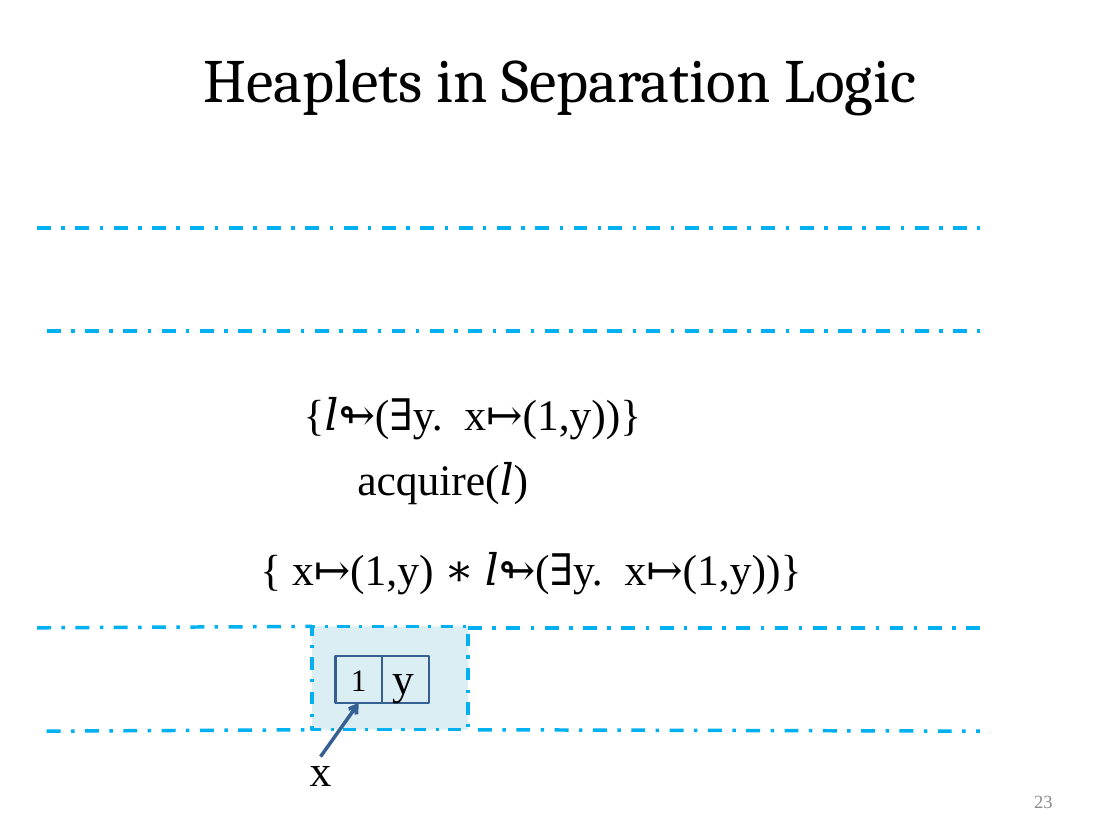
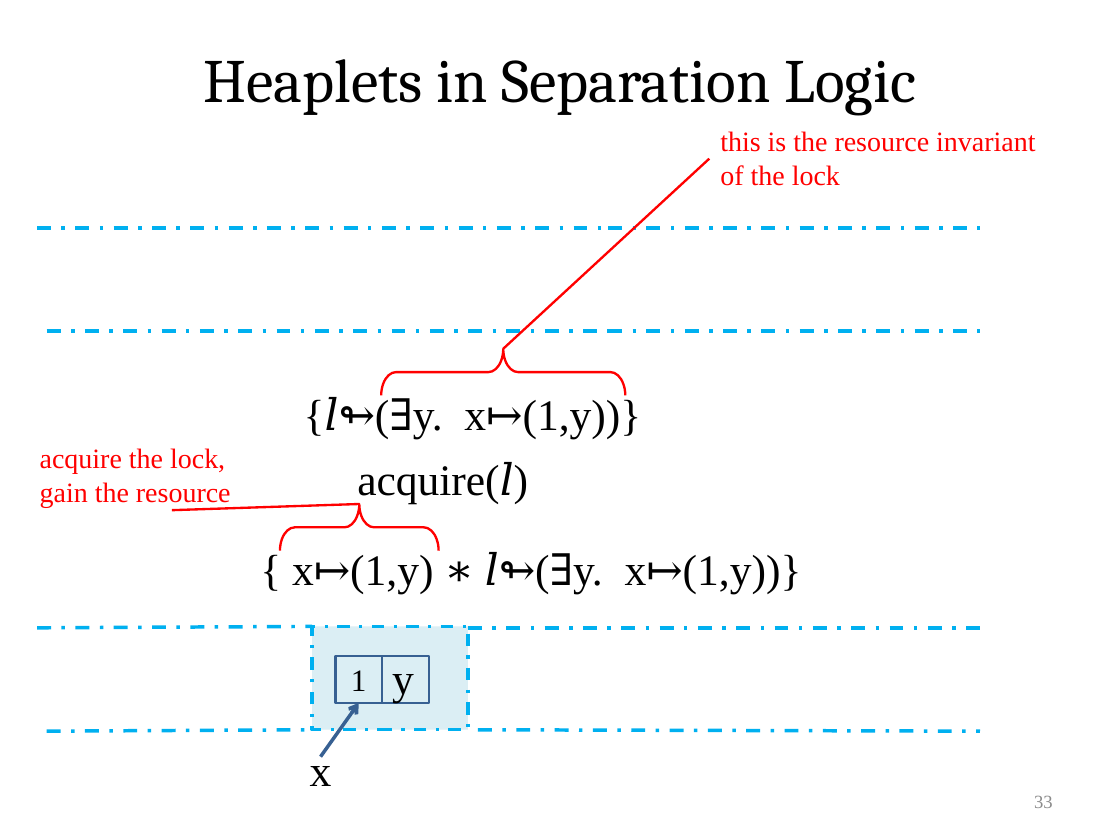
Before and after one commit to VeriNum/pardotprod, a slide deck: slide 33 of doc/Parallel Dot Product.pptx (slide 23 before the commit). Drawn at 1120x840 pixels with LibreOffice and Linux fonts; fonts in the diff are those of the drawing. Boxes give left, top, right and bottom in pixels: in the first picture for what was removed or moved away, otherwise in the second. Text is boxed around its words. In the diff, an @@ line names an element or a change of style, - is before the commit and + after.

```diff
--- a/doc/Parallel Dot Product.pptx
+++ b/doc/Parallel Dot Product.pptx
@@ text added at [720,131,1035,186], 18 pt, text #FF0000 @@
+this is the resource invariant of the lock
@@ line added from (503, 348) to (709, 159), #FF0000 1.5 pt @@
@@ right brace added at [382,348,626,395], outline #FF0000 1.5 pt @@
@@ text added at [40,448,231,508], 18 pt, text #FF0000 @@
+acquire the lock,
+gain the resource
@@ line added from (360, 504) to (172, 511), #FF0000 1.5 pt @@
@@ right brace added at [280,504,439,551], outline #FF0000 1.5 pt @@
@@ page number at [1034,796,1053,808]: text changed @@
-23
+33
```
Also in this commit, not shown: 24 other slides changed, 19 slides added, 2 slides removed, 1 other file.
